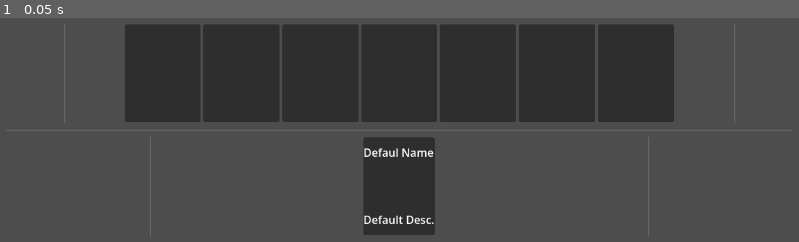
Above: before the commit, frame 1.
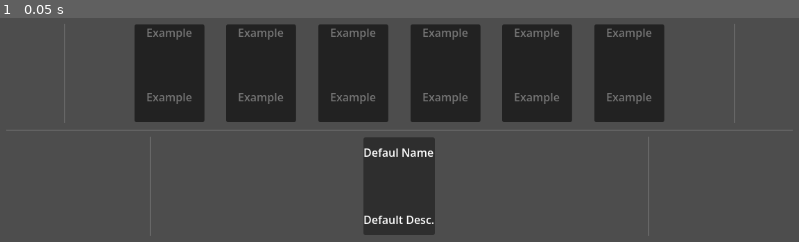
Above: after the commit, the same moment.

Repository: Roach0/new-game-project
Game: Godot game, scene res://game_manager.tscn
Same seed, same stepped clock (60 frames per second), same inputs: the game is played once before the commit and once after it. The project has no main scene, so this scene is started directly.
Inputs:
- Up to frame 1 (0.05 s): no input

The runs differ from the first frame. In frame 1, 8.6% of the frame differs, in the area x 15-85%, y 2-47%.

Commit message:
Update card_queue.tscn
organizing

Diff:
--- a/card_queue.tscn
+++ b/card_queue.tscn
@@ -3,6 +3,8 @@
 [ext_resource type="Script" uid="uid://bg1wta0d45iiu" path="res://card_queue.gd" id="1_3ncrb"]
 
 [node name="CardQueue" type="HBoxContainer" unique_id=870833839]
+offset_right = 1153.0
+offset_bottom = 133.0
 size_flags_vertical = 3
 script = ExtResource("1_3ncrb")
 
@@ -10,33 +12,245 @@
 layout_mode = 2
 theme_override_constants/separation = 166
 
-[node name="Button1" type="Button" parent="." unique_id=229149863]
-layout_mode = 2
-size_flags_horizontal = 3
-
-[node name="Button2" type="Button" parent="." unique_id=630645078]
-layout_mode = 2
-size_flags_horizontal = 3
-
-[node name="Button3" type="Button" parent="." unique_id=1473771618]
-layout_mode = 2
-size_flags_horizontal = 3
-
-[node name="Button4" type="Button" parent="." unique_id=217590086]
-layout_mode = 2
-size_flags_horizontal = 3
-
-[node name="Button5" type="Button" parent="." unique_id=371402952]
-layout_mode = 2
-size_flags_horizontal = 3
-
-[node name="Button6" type="Button" parent="." unique_id=177187638]
-layout_mode = 2
-size_flags_horizontal = 3
-
-[node name="Button7" type="Button" parent="." unique_id=2100870288]
-layout_mode = 2
-size_flags_horizontal = 3
+[node name="AspectRatioContainer" type="AspectRatioContainer" parent="." unique_id=2004349324]
+layout_mode = 2
+size_flags_horizontal = 3
+ratio = 0.714
+
+[node name="Panel" type="Panel" parent="AspectRatioContainer" unique_id=19051364]
+layout_mode = 2
+size_flags_horizontal = 3
+
+[node name="Label1" type="Label" parent="AspectRatioContainer/Panel" unique_id=1537779432]
+layout_mode = 1
+anchors_preset = 10
+anchor_right = 1.0
+offset_bottom = 23.0
+grow_horizontal = 2
+text = "Example"
+horizontal_alignment = 1
+
+[node name="Label2" type="Label" parent="AspectRatioContainer/Panel" unique_id=1303489857]
+layout_mode = 1
+anchors_preset = 12
+anchor_top = 1.0
+anchor_right = 1.0
+anchor_bottom = 1.0
+offset_top = -72.0
+grow_horizontal = 2
+grow_vertical = 0
+text = "Example"
+horizontal_alignment = 1
+vertical_alignment = 1
+autowrap_mode = 2
+
+[node name="Button" type="Button" parent="AspectRatioContainer/Panel" unique_id=1400742344]
+layout_mode = 1
+anchors_preset = 15
+anchor_right = 1.0
+anchor_bottom = 1.0
+grow_horizontal = 2
+grow_vertical = 2
+
+[node name="AspectRatioContainer2" type="AspectRatioContainer" parent="." unique_id=1781039987]
+layout_mode = 2
+size_flags_horizontal = 3
+ratio = 0.714
+
+[node name="Panel" type="Panel" parent="AspectRatioContainer2" unique_id=876603001]
+layout_mode = 2
+size_flags_horizontal = 3
+
+[node name="Label1" type="Label" parent="AspectRatioContainer2/Panel" unique_id=864970844]
+layout_mode = 1
+anchors_preset = 10
+anchor_right = 1.0
+offset_bottom = 23.0
+grow_horizontal = 2
+text = "Example"
+horizontal_alignment = 1
+
+[node name="Label2" type="Label" parent="AspectRatioContainer2/Panel" unique_id=715210801]
+layout_mode = 1
+anchors_preset = 12
+anchor_top = 1.0
+anchor_right = 1.0
+anchor_bottom = 1.0
+offset_top = -72.0
+grow_horizontal = 2
+grow_vertical = 0
+text = "Example"
+horizontal_alignment = 1
+vertical_alignment = 1
+autowrap_mode = 2
+
+[node name="Button" type="Button" parent="AspectRatioContainer2/Panel" unique_id=1613982591]
+layout_mode = 1
+anchors_preset = 15
+anchor_right = 1.0
+anchor_bottom = 1.0
+grow_horizontal = 2
+grow_vertical = 2
+
+[node name="AspectRatioContainer3" type="AspectRatioContainer" parent="." unique_id=928804445]
+layout_mode = 2
+size_flags_horizontal = 3
+ratio = 0.714
+
+[node name="Panel" type="Panel" parent="AspectRatioContainer3" unique_id=2093525616]
+layout_mode = 2
+size_flags_horizontal = 3
+
+[node name="Label1" type="Label" parent="AspectRatioContainer3/Panel" unique_id=1236727594]
+layout_mode = 1
+anchors_preset = 10
+anchor_right = 1.0
+offset_bottom = 23.0
+grow_horizontal = 2
+text = "Example"
+horizontal_alignment = 1
+
+[node name="Label2" type="Label" parent="AspectRatioContainer3/Panel" unique_id=2016799502]
+layout_mode = 1
+anchors_preset = 12
+anchor_top = 1.0
+anchor_right = 1.0
+anchor_bottom = 1.0
+offset_top = -72.0
+grow_horizontal = 2
+grow_vertical = 0
+text = "Example"
+horizontal_alignment = 1
+vertical_alignment = 1
+autowrap_mode = 2
+
+[node name="Button" type="Button" parent="AspectRatioContainer3/Panel" unique_id=112840726]
+layout_mode = 1
+anchors_preset = 15
+anchor_right = 1.0
+anchor_bottom = 1.0
+grow_horizontal = 2
+grow_vertical = 2
+
+[node name="AspectRatioContainer4" type="AspectRatioContainer" parent="." unique_id=2097262616]
+layout_mode = 2
+size_flags_horizontal = 3
+ratio = 0.714
+
+[node name="Panel" type="Panel" parent="AspectRatioContainer4" unique_id=350028902]
+layout_mode = 2
+size_flags_horizontal = 3
+
+[node name="Label1" type="Label" parent="AspectRatioContainer4/Panel" unique_id=870629046]
+layout_mode = 1
+anchors_preset = 10
+anchor_right = 1.0
+offset_bottom = 23.0
+grow_horizontal = 2
+text = "Example"
+horizontal_alignment = 1
+
+[node name="Label2" type="Label" parent="AspectRatioContainer4/Panel" unique_id=1126527238]
+layout_mode = 1
+anchors_preset = 12
+anchor_top = 1.0
+anchor_right = 1.0
+anchor_bottom = 1.0
+offset_top = -72.0
+grow_horizontal = 2
+grow_vertical = 0
+text = "Example"
+horizontal_alignment = 1
+vertical_alignment = 1
+autowrap_mode = 2
+
+[node name="Button" type="Button" parent="AspectRatioContainer4/Panel" unique_id=1556567287]
+layout_mode = 1
+anchors_preset = 15
+anchor_right = 1.0
+anchor_bottom = 1.0
+grow_horizontal = 2
+grow_vertical = 2
+
+[node name="AspectRatioContainer5" type="AspectRatioContainer" parent="." unique_id=51836430]
+layout_mode = 2
+size_flags_horizontal = 3
+ratio = 0.714
+
+[node name="Panel" type="Panel" parent="AspectRatioContainer5" unique_id=826334783]
+layout_mode = 2
+size_flags_horizontal = 3
+
+[node name="Label" type="Label" parent="AspectRatioContainer5/Panel" unique_id=104792078]
+layout_mode = 1
+anchors_preset = 10
+anchor_right = 1.0
+offset_bottom = 23.0
+grow_horizontal = 2
+text = "Example"
+horizontal_alignment = 1
+
+[node name="Label2" type="Label" parent="AspectRatioContainer5/Panel" unique_id=1685178842]
+layout_mode = 1
+anchors_preset = 12
+anchor_top = 1.0
+anchor_right = 1.0
+anchor_bottom = 1.0
+offset_top = -72.0
+grow_horizontal = 2
+grow_vertical = 0
+text = "Example"
+horizontal_alignment = 1
+vertical_alignment = 1
+autowrap_mode = 2
+
+[node name="Button" type="Button" parent="AspectRatioContainer5/Panel" unique_id=670008023]
+layout_mode = 1
+anchors_preset = 15
+anchor_right = 1.0
+anchor_bottom = 1.0
+grow_horizontal = 2
+grow_vertical = 2
+
+[node name="AspectRatioContainer6" type="AspectRatioContainer" parent="." unique_id=283226920]
+layout_mode = 2
+size_flags_horizontal = 3
+ratio = 0.714
+
+[node name="Panel" type="Panel" parent="AspectRatioContainer6" unique_id=1621067841]
+layout_mode = 2
+size_flags_horizontal = 3
+
+[node name="Label" type="Label" parent="AspectRatioContainer6/Panel" unique_id=729366205]
+layout_mode = 1
+anchors_preset = 10
+anchor_right = 1.0
+offset_bottom = 23.0
+grow_horizontal = 2
+text = "Example"
+horizontal_alignment = 1
+
+[node name="Label2" type="Label" parent="AspectRatioContainer6/Panel" unique_id=1515083107]
+layout_mode = 1
+anchors_preset = 12
+anchor_top = 1.0
+anchor_right = 1.0
+anchor_bottom = 1.0
+offset_top = -72.0
+grow_horizontal = 2
+grow_vertical = 0
+text = "Example"
+horizontal_alignment = 1
+vertical_alignment = 1
+autowrap_mode = 2
+
+[node name="Button" type="Button" parent="AspectRatioContainer6/Panel" unique_id=1191884237]
+layout_mode = 1
+anchors_preset = 15
+anchor_right = 1.0
+anchor_bottom = 1.0
+grow_horizontal = 2
+grow_vertical = 2
 
 [node name="VSeparator2" type="VSeparator" parent="." unique_id=1135292173]
 layout_mode = 2
